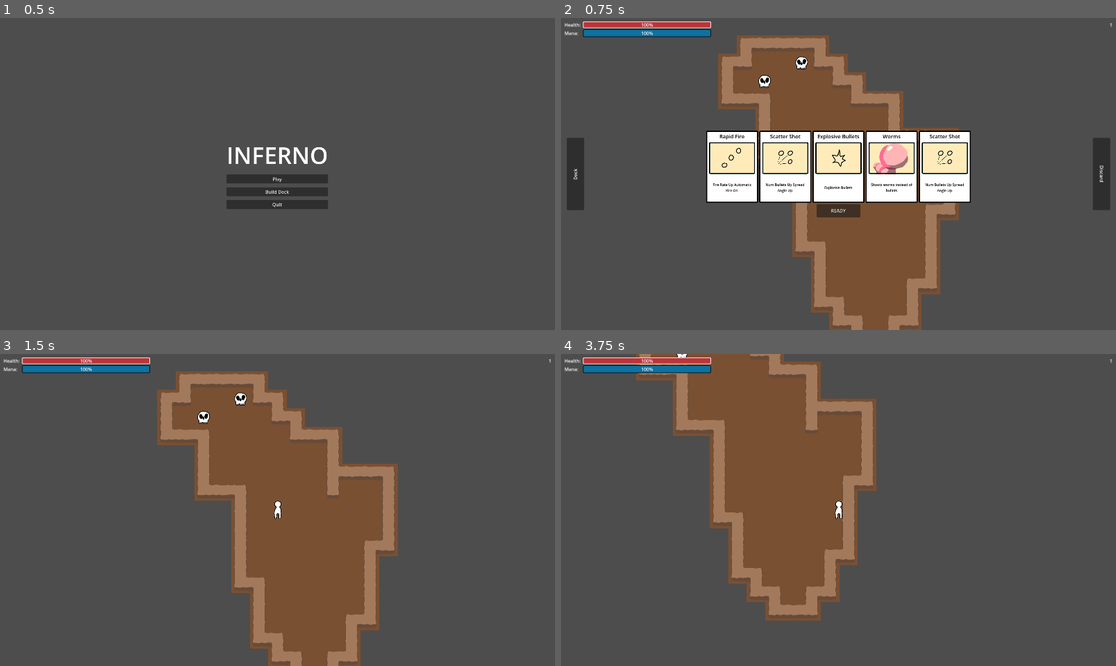
Above: before the commit, frames 1-4 (two rows, left to right).
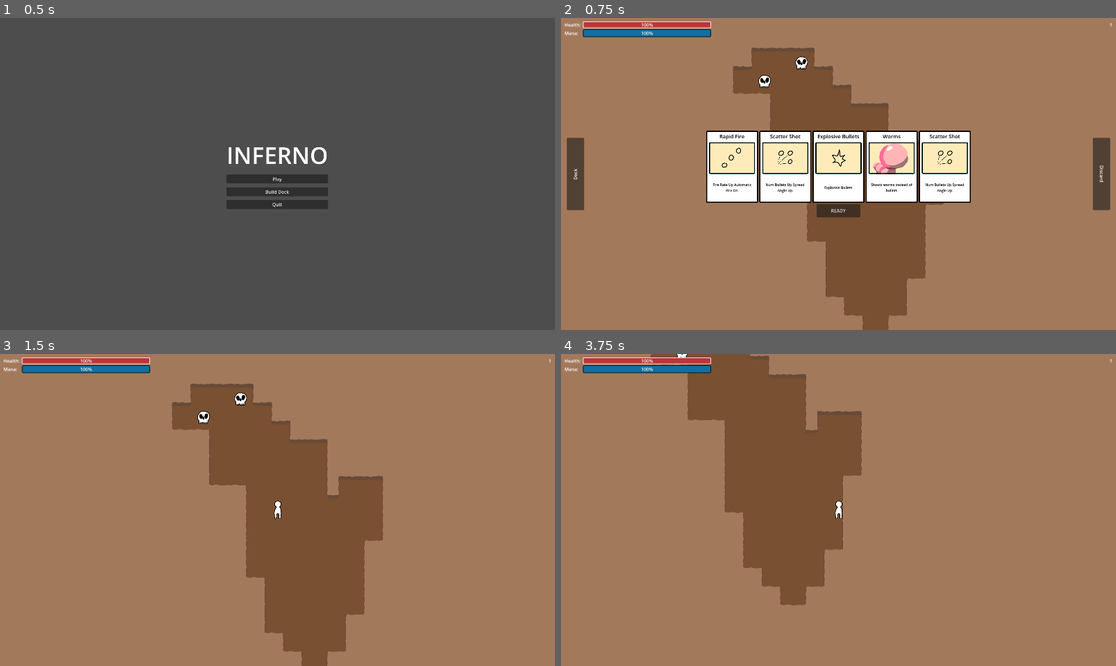
Above: after the commit, the same moments.

Repository: wpuerner/inferno
Game: Godot game, scene res://scenes/main_menu.tscn
Two runs of this game, one before a commit and one after it. Both use one fixed random seed, a clock stepped at 60 frames per second and the inputs below.
Inputs (mouse positions are in pixels of both pictures, inside the frame that each line leads up to):
- Up to frame 1 (0.5 s): no input
- Up to frame 2 (0.75 s): click "Play" at 0.5 s
- Up to frame 3 (1.5 s): click "READY" at 1.25 s
- Up to frame 4 (3.75 s): tap Enter at 2 s; move the mouse to (960, 494) at 2.02 s; press the mouse at (960, 494) at 2.03 s; hold D (move_right) 2.03-2.78 s; move the mouse to (727, 525) at 2.77 s; release the mouse at (727, 525) at 2.78 s; hold S (move_down) 2.78-3.53 s; click (727, 525) at 2.85 s; move the mouse to (894, 441) at 3.52 s; press the mouse at (894, 441) at 3.53 s; hold D (move_right) from 3.53 s (still down)

Frame 1 is identical in both runs. In frame 2, 72% of the frame differs, in the area x 0-100%, y 0-100%; in frame 3, 76%; in frame 4, 79%.

Commit message:
fill unused timemap cells with walls

Diff:
--- a/scenes/environment/level/level.tscn
+++ b/scenes/environment/level/level.tscn
@@ -30,7 +30,7 @@
 	return tile_map.to_global(tile_map.map_to_local(starting_position))
 
 func _generate_grid():
-	var grid_side_length: int = 100
+	var grid_side_length: int = 50
 	grid.resize(grid_side_length)
 	for i in grid.size():
 		grid[i] = PackedInt32Array()
@@ -85,7 +85,7 @@
 	for x in grid.size() - 1:
 		for y in grid[x].size():
 			if grid[x][y] != 0: tile_map.set_cell(1, Vector2i(x, y), 1, Vector2i(0, 0))
-			if grid[x][y] == 2: tile_map.set_cells_terrain_connect(0, [Vector2i(x, y)], 0, 0)
+			if grid[x][y] == 2 or grid[x][y] == 0: tile_map.set_cells_terrain_connect(0, [Vector2i(x, y)], 0, 0)
 
 func _generate_navigation_region():
 	var bounds: Rect2 = Rect2(tile_map.to_global(tile_map.map_to_local(grid_bounds.position)), tile_map.to_global(tile_map.map_to_local(grid_bounds.size)))
